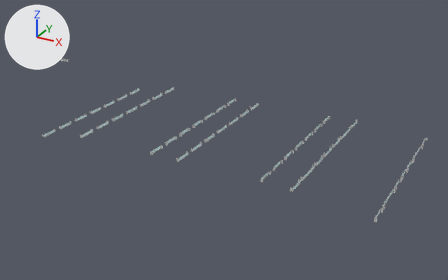
A saved change to the FBX model Game/Assets/Penn Station/Models/Barriers.fbx.
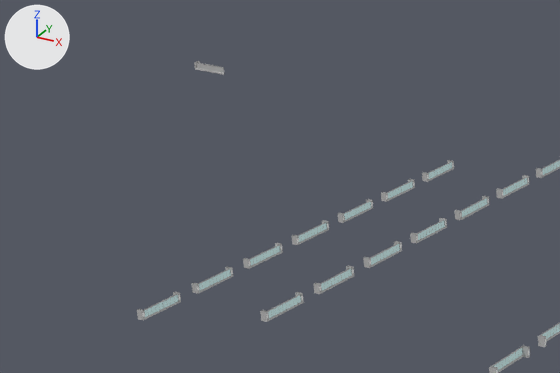
The first picture shows the older version from a 50 mm camera at (467.0, -483.0, 190.0) aimed at (237.0, -64.0, -19.0). The close-ups show both versions on the part from 0% to 38% of the width and 14% to 55% of the height of that picture; other places that the commit changed are outside them. Every picture has the same lights, and +X, +Y and +Z are marked at upper left. Where no turn or scale is listed for an object, it has been applied to the vertices.

The first close-up shows 'Barriers_01', 'Barriers_02', 'Barriers_WestConcourse'.
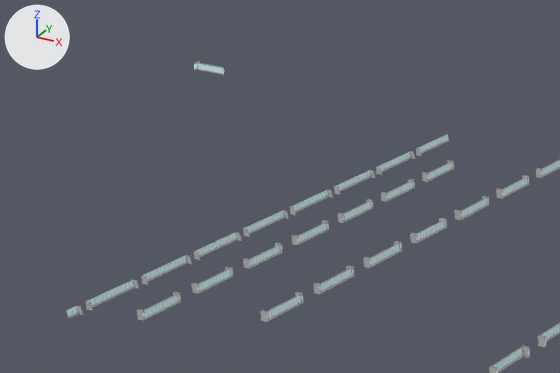
Where the change shows, as pixel boxes [x1, y1, x2, y2] in the close-ups (560 x 373 px):
'Barriers_WestConcourse_Angle', added: after [66, 134, 449, 318]
    faces in mat_glass_mat (white #daffff): [67, 134, 449, 316]
    faces in mat_barriers_mat (grey #bcbcbc): [66, 134, 449, 318]

The change, as a diff of the scene's bpy script:
```diff
--- a/Game/Assets/Penn Station/Models/Barriers.fbx.py
+++ b/Game/Assets/Penn Station/Models/Barriers.fbx.py
@@ me_mesh_015 @@
+me_mesh_015.from_pydata(...)  # 1471 vertices, 789 faces; spans x 103.0..104.0, y -159.0..-1.0, z -8.0..-6.0
+# faces by material slot: [771, 18]
+me_mesh_015.materials.append(mat_barriers_mat)  # grey #bcbcbc
+me_mesh_015.materials.append(mat_glass_mat)  # white #daffff
@@ ob_barriers_westconcourse_angle @@
+ob_barriers_westconcourse_angle = bpy.data.objects.new('Barriers_WestConcourse_Angle', me_mesh_015)
+ob_barriers_westconcourse_angle.location = (0.0, 0.0, 0.0)
```
